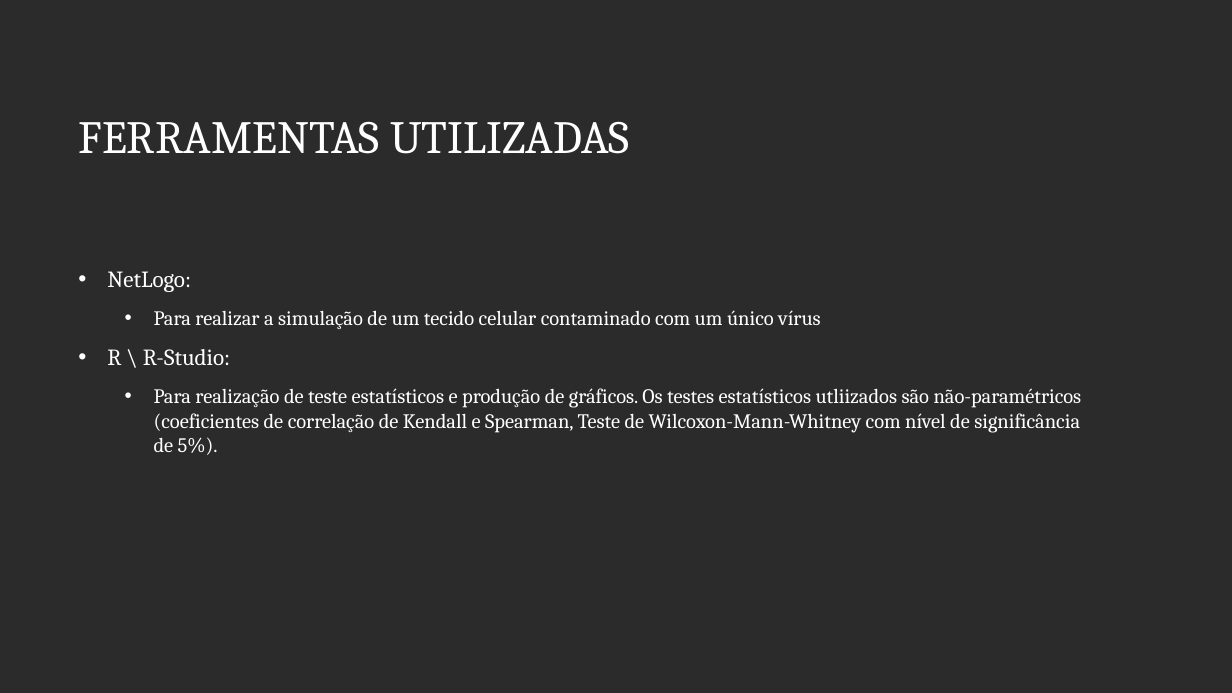
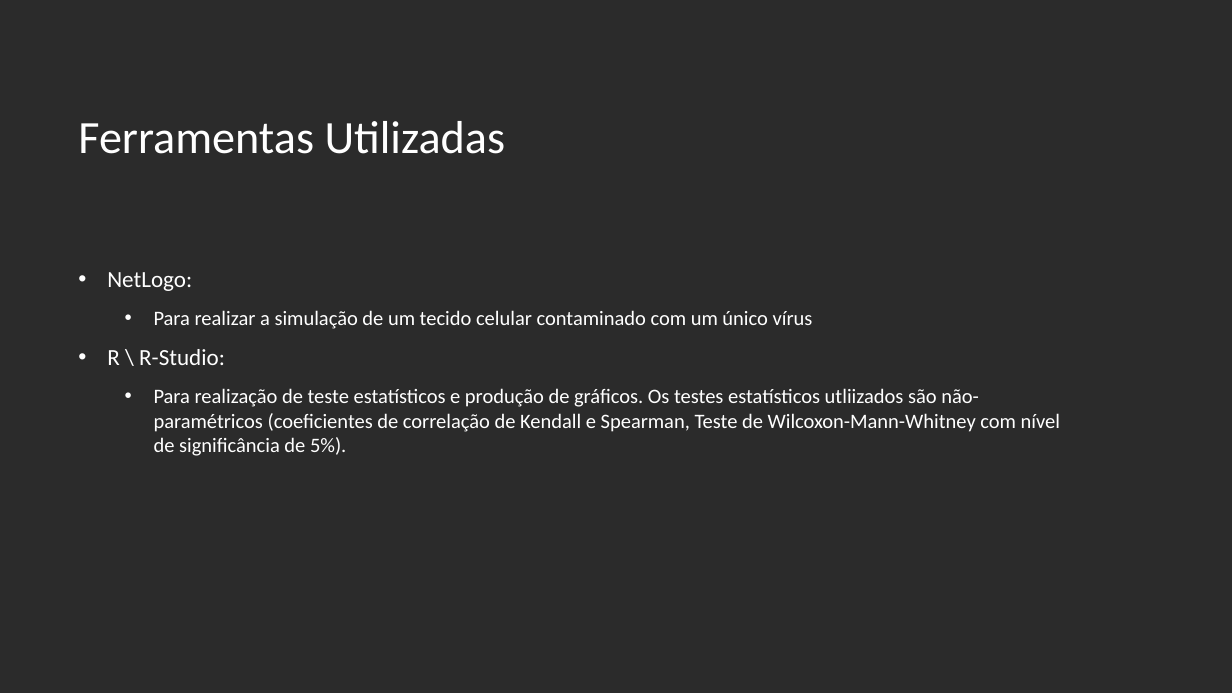
Before and after one commit to MODELAGEM-UNIFESP/PROJETO_FINAL, a slide deck: slide 4 of Apresentacao.odp. Drawn at 1232x693 pixels with LibreOffice and Linux fonts; fonts in the diff are those of the drawing; background and template pictures are left out; a plain dark background stands for a picture behind light text. Boxes give left, top, right and bottom in pixels: in the first picture for what was removed or moved away, otherwise in the second. Text is boxed around its words. In the diff, an @@ line names an element or a change of style, - is before the commit and + after.

```diff
--- a/Apresentacao.odp
+++ b/Apresentacao.odp
@@ title at [78, 121, 506, 154]: text changed; font Cambria to Calibri @@
-FERRAMENTAS UTILIZADAS
+Ferramentas Utilizadas
@@ text "NetLogo:" at [107, 272, 1060, 456]: font Cambria to Calibri @@
```
Also in this commit, not shown: 31 other slides changed, 1 other file.
